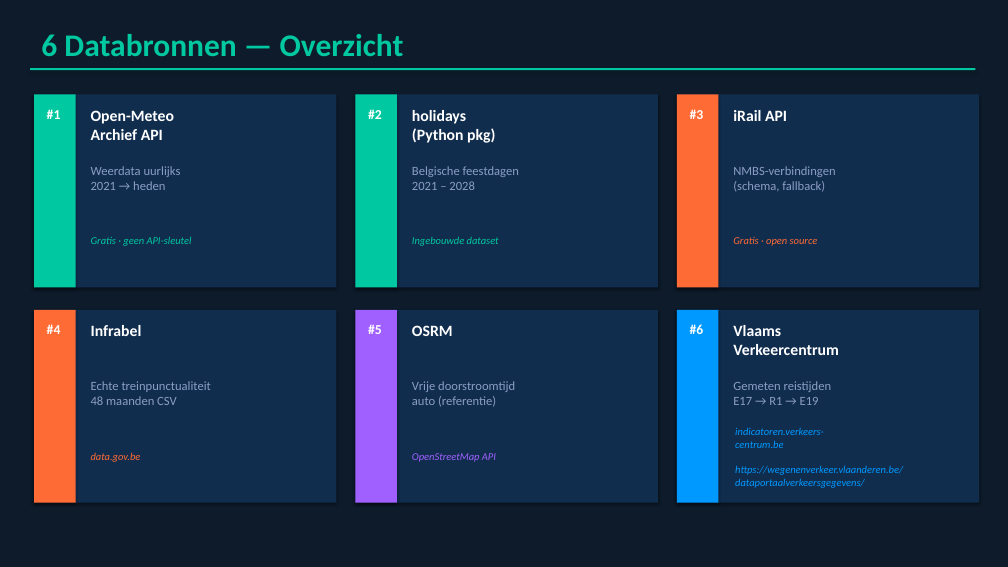
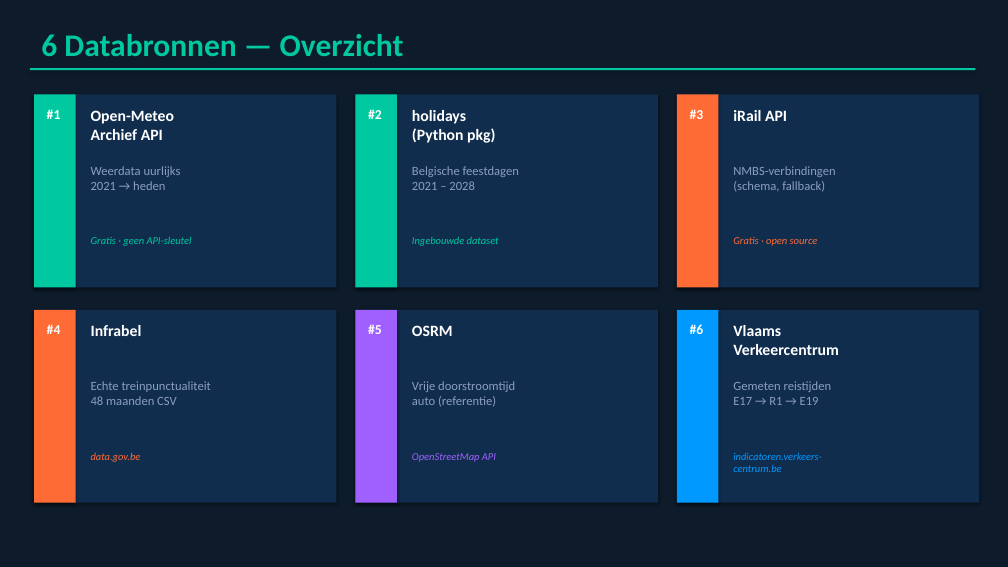
Before and after one commit to MaximeMylle/trafic_forecast_datascience, a slide deck: slide 4 of Gent_Mechelen_Presentatie.pptx. Drawn at 1008x567 pixels with LibreOffice and Linux fonts; fonts in the diff are those of the drawing. Boxes give left, top, right and bottom in pixels: in the first picture for what was removed or moved away, otherwise in the second. Text is boxed around its words. In the diff, an @@ line names an element or a change of style, - is before the commit and + after.

```diff
--- a/Gent_Mechelen_Presentatie.pptx
+++ b/Gent_Mechelen_Presentatie.pptx
@@ text at (733,452,822,472): text changed @@
-indicatoren.verkeers-
-centrum.be
-https://wegenenverkeer.vlaanderen.be/dataportaalverkeersgegevens/
+indicatoren.verkeers-
+centrum.be
```
Also in this commit, not shown: 10 other slides changed, 3 slides added, 5 slides removed.
